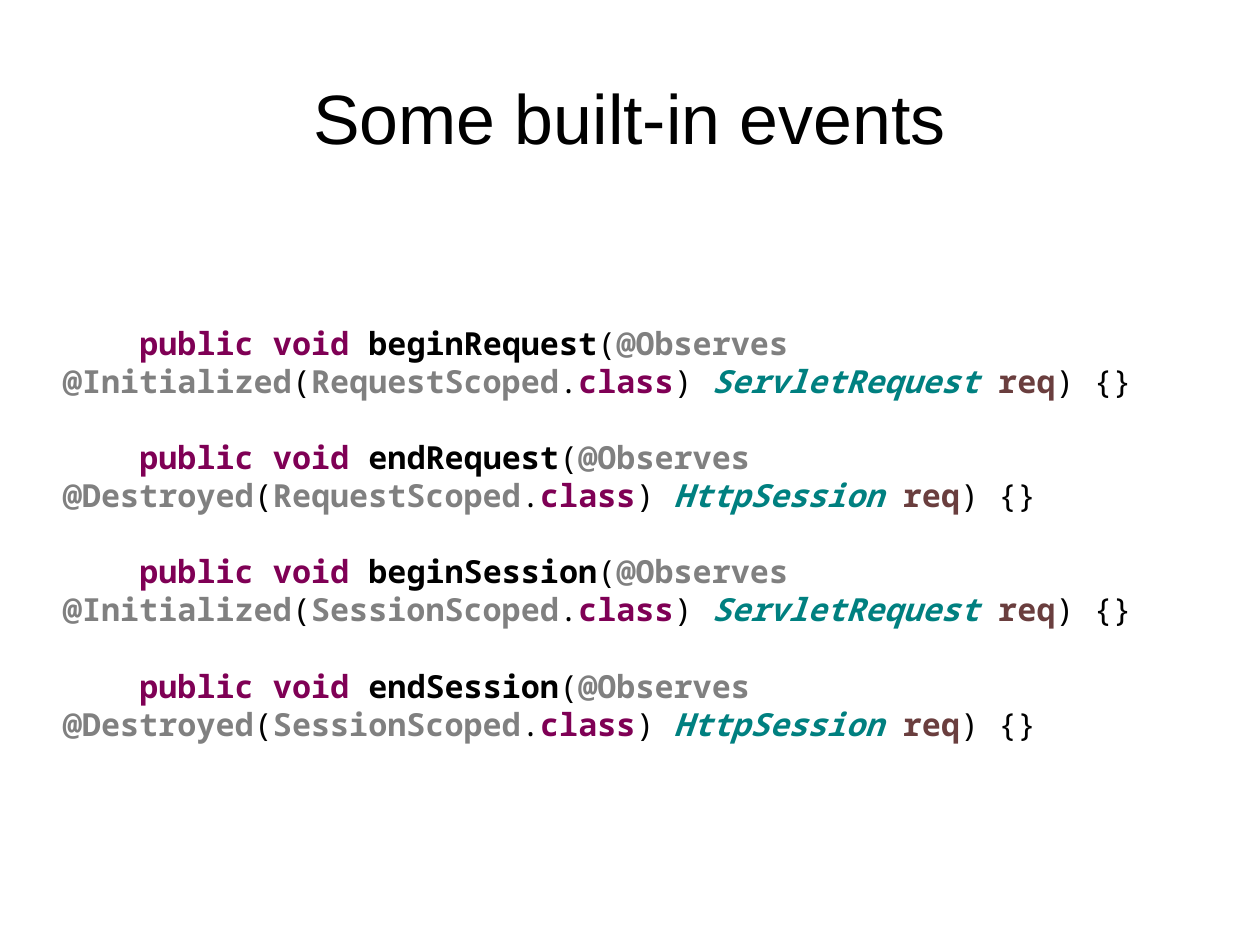
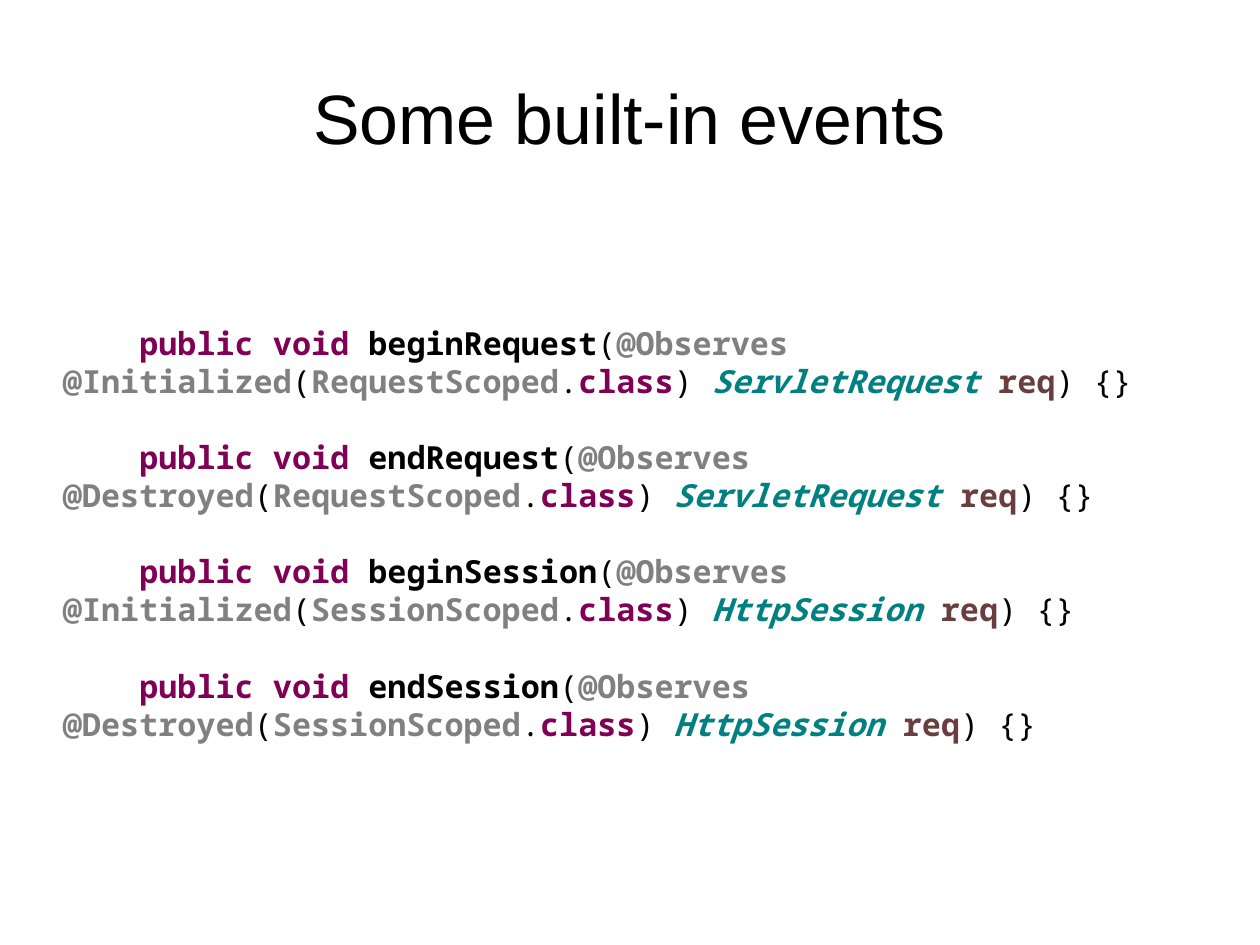
Before and after one commit to FrigoCoder/CDI, a slide deck: slide 72 of CDI.odp. Drawn at 1260x945 pixels with LibreOffice and Linux fonts; fonts in the diff are those of the drawing. Boxes give left, top, right and bottom in pixels: in the first picture for what was removed or moved away, otherwise in the second. Text is boxed around its words. In the diff, an @@ line names an element or a change of style, - is before the commit and + after.

```diff
--- a/CDI.odp
+++ b/CDI.odp
@@ text at [63, 444, 1036, 629]: text changed @@
-public void endRequest(@Observes @Destroyed(RequestScoped.class) HttpSession req) {}
-public void beginSession(@Observes @Initialized(SessionScoped.class) ServletRequest req) {}
+public void endRequest(@Observes @Destroyed(RequestScoped.class) ServletRequest req) {}
+public void beginSession(@Observes @Initialized(SessionScoped.class) HttpSession req) {}
```
Also in this commit, not shown: 1 other slide changed.
